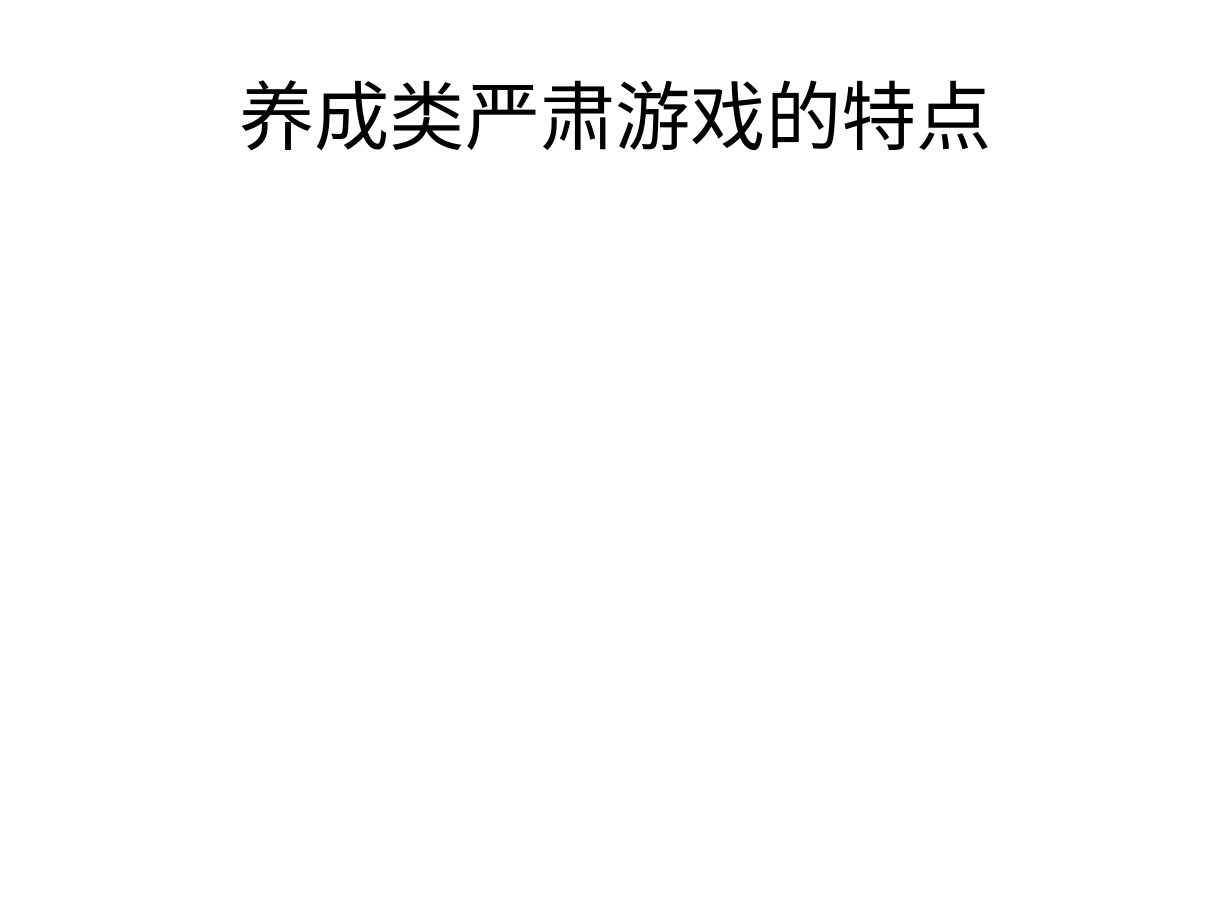
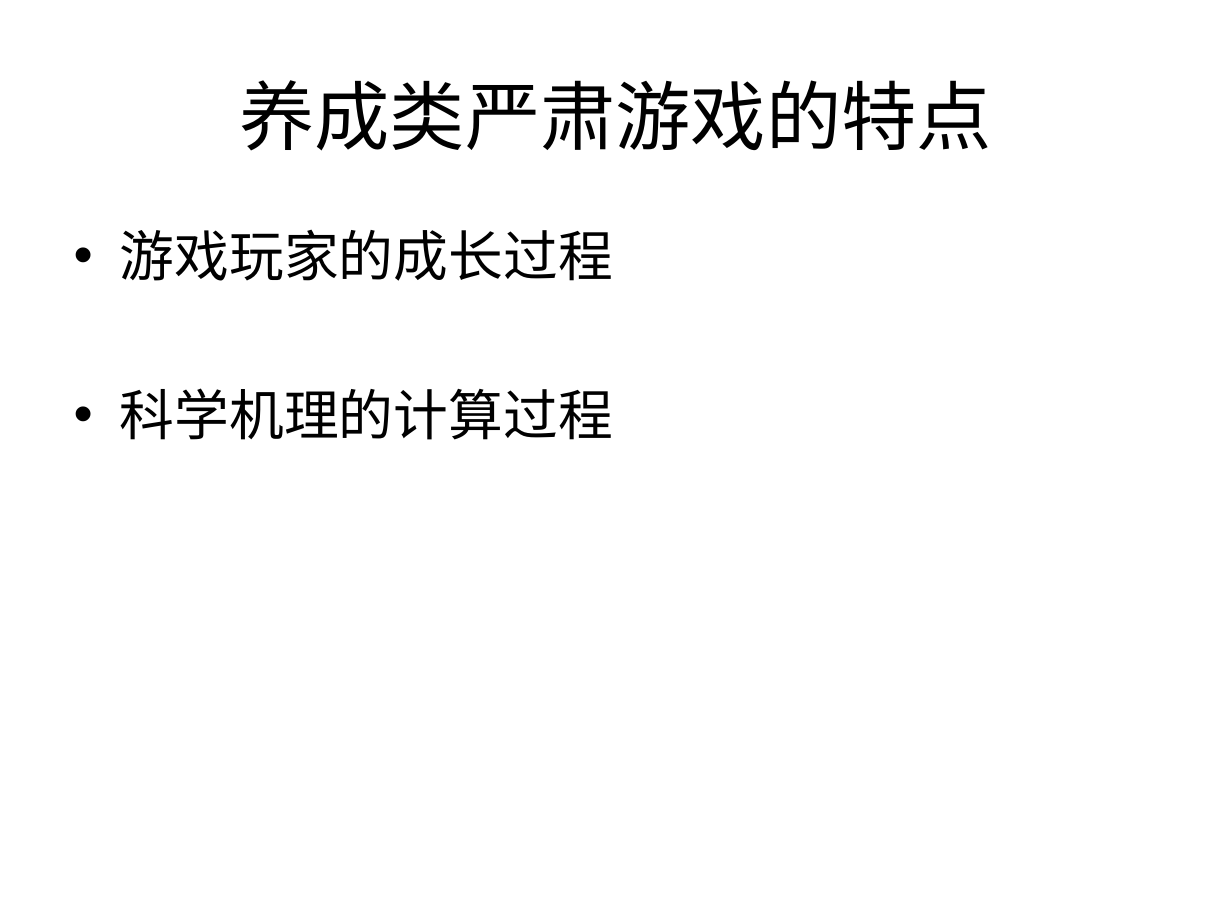
Before and after one commit to Nookleptia/qianmen3d, a slide deck: slide 10 of 毕设文件/毕设提纲.ppt. Drawn at 1232x924 pixels with LibreOffice and Linux fonts; fonts in the diff are those of the drawing. Boxes give left, top, right and bottom in pixels: in the first picture for what was removed or moved away, otherwise in the second. Text is boxed around its words. In the diff, an @@ line names an element or a change of style, - is before the commit and + after.

```diff
--- a/毕设文件/毕设提纲.ppt
+++ b/毕设文件/毕设提纲.ppt
@@ text added at box(120, 229, 613, 440), 32 pt, text #000000 @@
+• 游戏玩家的成长过程
+• 科学机理的计算过程
```
Also in this commit, not shown: 11 other slides changed, 3 slides added, 2 other files.
